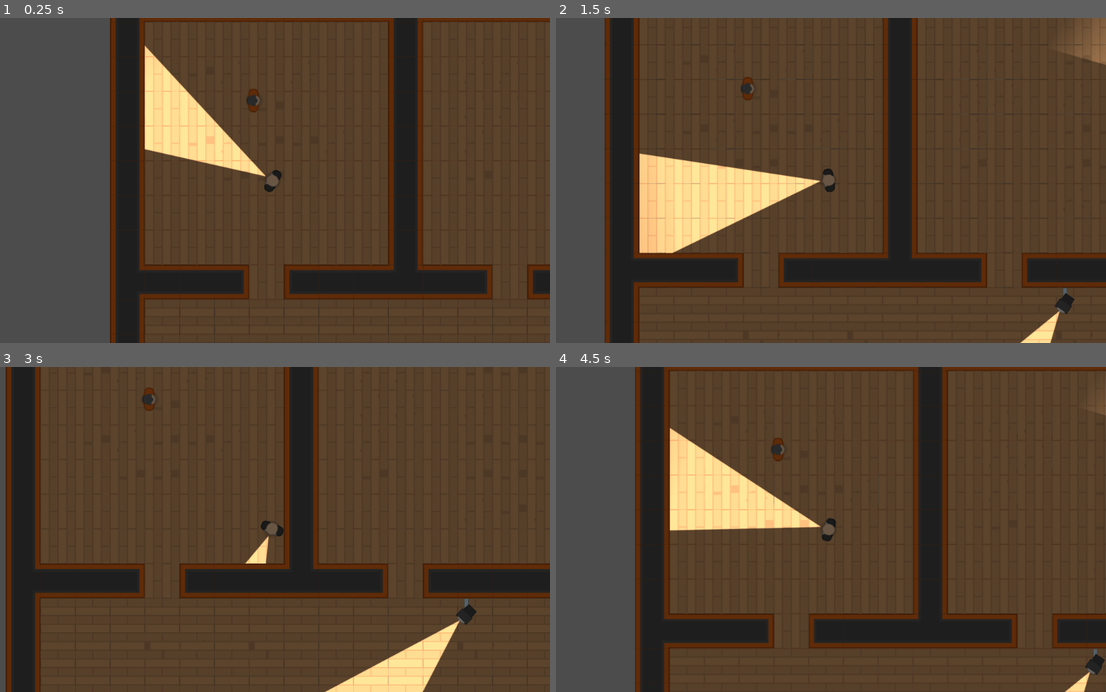
Above: before the commit, frames 1-4 (two rows, left to right).
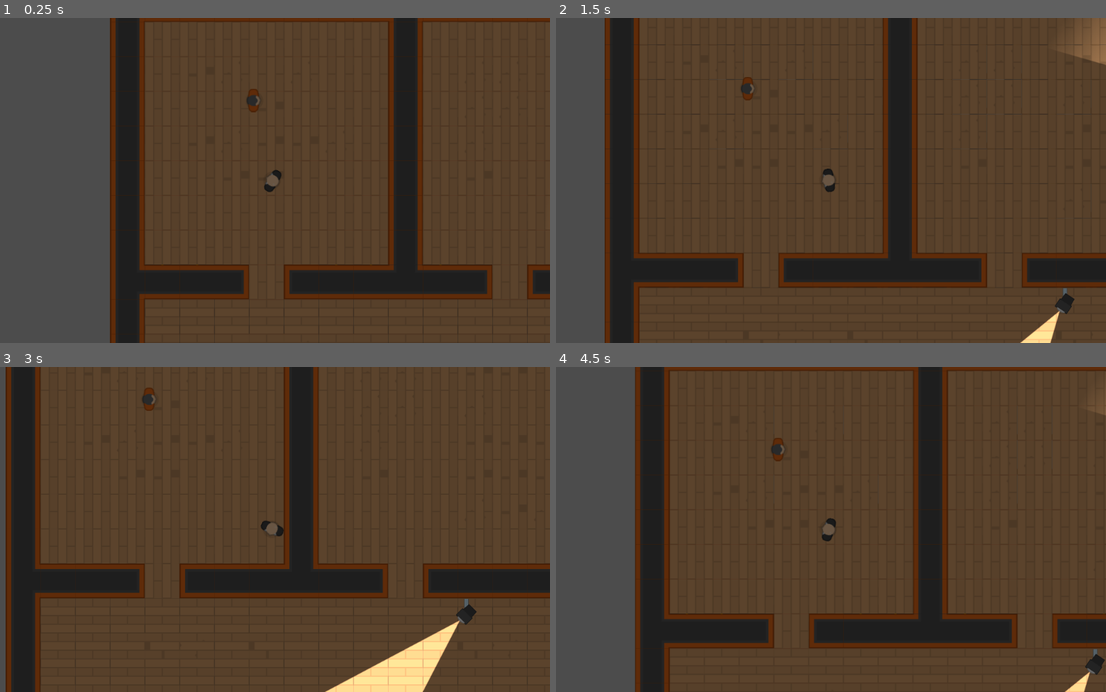
Above: after the commit, the same moments.

Repository: ericmdunn/Heist-Meisters
Game: Godot game, scene res://Levels/TemplateLevel.tscn
The game is run twice, just before and just after one commit, with the same random seed, the same clock (stepped at 60 frames per second) and the same inputs.
Inputs (mouse positions are in pixels of both pictures, inside the frame that each line leads up to):
- Up to frame 1 (0.25 s): no input
- Up to frame 2 (1.5 s): tap Enter at 0.5 s; move the mouse to (952, 164) at 0.52 s; hold D (move_right) 0.53-1.28 s; hold E (toggle_flashlight) 0.53-1.28 s; move the mouse to (715, 196) at 1.27 s; hold S (move_down) from 1.28 s (still down); tap E (toggle_flashlight) at 1.35 s
- Up to frame 3 (3 s): move the mouse to (330, 458) at 2.02 s; release S (move_down) at 2.03 s; hold D (move_right) 2.03-2.78 s; hold E (toggle_flashlight) 2.03-2.78 s; move the mouse to (242, 594) at 2.77 s; hold W (move_up) from 2.78 s (still down); tap E (toggle_flashlight) at 2.85 s
- Up to frame 4 (4.5 s): move the mouse to (996, 578) at 3.52 s; release W (move_up) at 3.53 s; hold E (toggle_flashlight) 3.53-4.28 s; hold A (move_left) from 3.53 s (still down); move the mouse to (660, 480) at 4.27 s; tap E (toggle_flashlight) at 4.35 s

The runs differ from the first frame. In frame 1, 3.6% of the frame differs, in the area x 26-49%, y 8-49%; in frame 2, 5.8%, in the area x 15-49%, y 41-73%; in frame 3, 0.2%; in frame 4, 4.4%.

Commit message:
Finished section 50

Diff:
--- a/project/Characters/PlayerCharacter.gd
+++ b/project/Characters/PlayerCharacter.gd
@@ -2,6 +2,7 @@
 
 
 var motion = Vector2()
+var FLASHLIGHT_ALLOWED = false
 
 func _physics_process(delta):
 	update_movement()
@@ -25,5 +26,5 @@
 
 
 func _input(event):
-	if event.is_action_pressed("toggle_flashlight"):
+	if event.is_action_pressed("toggle_flashlight") and FLASHLIGHT_ALLOWED:
 		$Flashlight.enabled = not $Flashlight.enabled
--- a/project/Characters/PlayerCharacter.tscn
+++ b/project/Characters/PlayerCharacter.tscn
@@ -16,3 +16,4 @@
 
 [node name="Flashlight" parent="." index="3" instance=ExtResource( 4 )]
 position = Vector2( 13.2791, 0.0136719 )
+enabled = false
--- a/project/Characters/TemplateCharacter.tscn
+++ b/project/Characters/TemplateCharacter.tscn
@@ -11,6 +11,7 @@
 polygon = PoolVector2Array( -5.94725, -21.3553, 2.68424, -21.4545, 6.75196, -16.99, 7.9425, -10.6404, 8.63699, -7.0687, …(299 unchanged characters)…
 
 [node name="TemplateCharacter" type="KinematicBody2D"]
+collision_mask = 6
 script = ExtResource( 2 )
 __meta__ = {
 "_edit_group_": true
--- a/project/Levels/TemplateLevel.tscn
+++ b/project/Levels/TemplateLevel.tscn
@@ -10,6 +10,8 @@
 [node name="TileMap" type="TileMap" parent="."]
 position = Vector2( -5, 0 )
 tile_set = ExtResource( 1 )
+collision_layer = 2
+collision_mask = 5
 format = 1
 tile_data = PoolIntArray( 0, 3, 0, 1, 3, 2, 2, 3, 2, 3, 3, 2, 4, 3, 2, 5, 3, 2, 6, 3, 2, 7, 3, 2, 8, 3, 3, 9, 3, 2, 10, …(18101 unchanged characters)…
 
@@ -18,6 +20,7 @@
 
 [node name="PlayerCharacter" parent="." instance=ExtResource( 2 )]
 position = Vector2( 292.632, 356.54 )
+collision_mask = 1
 
 [node name="TemplateCharacter" parent="." instance=ExtResource( 3 )]
 position = Vector2( 260.723, 208.542 )
--- a/project/NPCs/Camera.tscn
+++ b/project/NPCs/Camera.tscn
@@ -34,6 +34,8 @@
 [node name="CameraBody" type="KinematicBody2D" parent="."]
 position = Vector2( 28.8966, 0 )
 rotation = 1.5708
+collision_layer = 4
+collision_mask = 3
 script = ExtResource( 4 )
 
 [node name="Sprite" type="Sprite" parent="CameraBody"]
--- a/project/NPCs/PlayerDetection.gd
+++ b/project/NPCs/PlayerDetection.gd
@@ -2,6 +2,7 @@
 
 
 const FOV_TOLERANCE = 20
+const MAX_DETECTION_RANGE = 640
 const RED = Color(1, 0.25, 0.25)
 const WHITE = Color (1, 1, 1)
 
@@ -14,7 +15,7 @@
 
 
 func _process(delta):
-	if Player_in_FOV():
+	if Player_in_FOV() and Player_in_LOS():
 		$Flashlight.color = RED
 	else:
 		$Flashlight.color = WHITE
@@ -28,3 +29,18 @@
 		return true
 	else:
 		return false
+
+
+func Player_in_LOS():
+	var space = get_world_2d().direct_space_state
+	var LOS_obstacle = space.intersect_ray(global_position, Player.global_position, [self], collision_mask)
+
+	if not LOS_obstacle:
+		return false
+
+	var distance_to_player = Player.global_position.distance_to(global_position)
+
+	if LOS_obstacle.collider == Player and distance_to_player < MAX_DETECTION_RANGE:
+		return true
+	else:
+		return false
--- a/project/Tiles/Tiles.tres
+++ b/project/Tiles/Tiles.tres
@@ -303,6 +303,9 @@
 points = PoolVector2Array( 0, 32, 0, 32, 64, 32, 64, 64, 0, 64 )
 
 [sub_resource type="ConvexPolygonShape2D" id=101]
+points = PoolVector2Array( 0, 0, 64, 0, 64, 64, 0, 64 )
+
+[sub_resource type="ConvexPolygonShape2D" id=102]
 points = PoolVector2Array( 0, 0, 64, 0, 64, 64, 0, 64 )
 
 [resource]
@@ -627,6 +630,12 @@
 "one_way": false,
 "one_way_margin": 1.0,
 "shape": SubResource( 101 ),
+"shape_transform": Transform2D( 1, 0, 0, 1, 0, 0 )
+}, {
+"autotile_coord": Vector2( 6, 3 ),
+"one_way": false,
+"one_way_margin": 1.0,
+"shape": SubResource( 102 ),
 "shape_transform": Transform2D( 1, 0, 0, 1, 0, 0 )
 } ]
 3/z_index = 0
--- a/project/project.godot
+++ b/project/project.godot
@@ -47,6 +47,12 @@
  ]
 }
 
+[layer_names]
+
+2d_physics/layer_1="Player"
+2d_physics/layer_2="Tilemap"
+2d_physics/layer_3="NPC"
+
 [rendering]
 
 environment/default_environment="res://default_env.tres"
Not shown: 1 places in project/Tiles/Tiles.tres that only renumber resources
